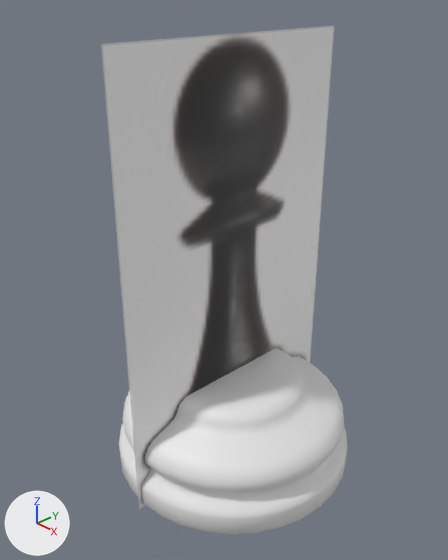
Before and after pictures for a commit that changed the Blender file Models/Chess Piece Base.blend.
The view is the same before and after, from a 50 mm camera at (0.0451, -0.044, 0.0552) aimed at (-0.0006, -0.001, 0.0245). Every picture has the same lights, and +X, +Y and +Z are marked at lower left.

Objects in the first picture: 'Chess Piece Base', 'Pawn'.
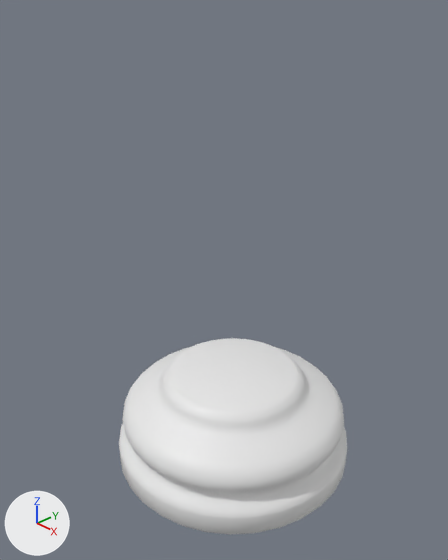
Where the newer file only moved an object's origin or applied its transform, the numbers keep the older frame.

Location of each change, [x1, y1, x2, y2] in pixels of the pictures (448 x 560 px):
'Pawn', hidden: before [101, 26, 334, 509]

What the commit changed:
Object 'Pawn' (ob_pawn) is now hidden.
